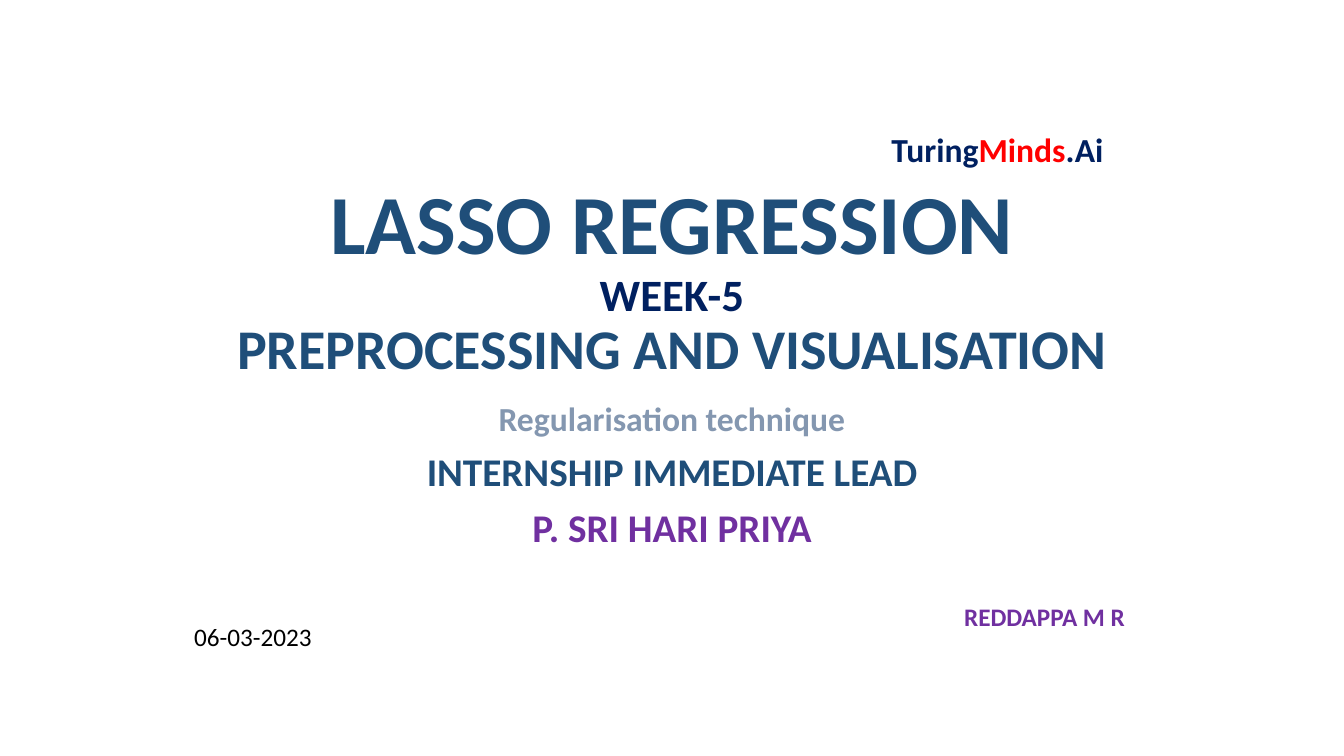
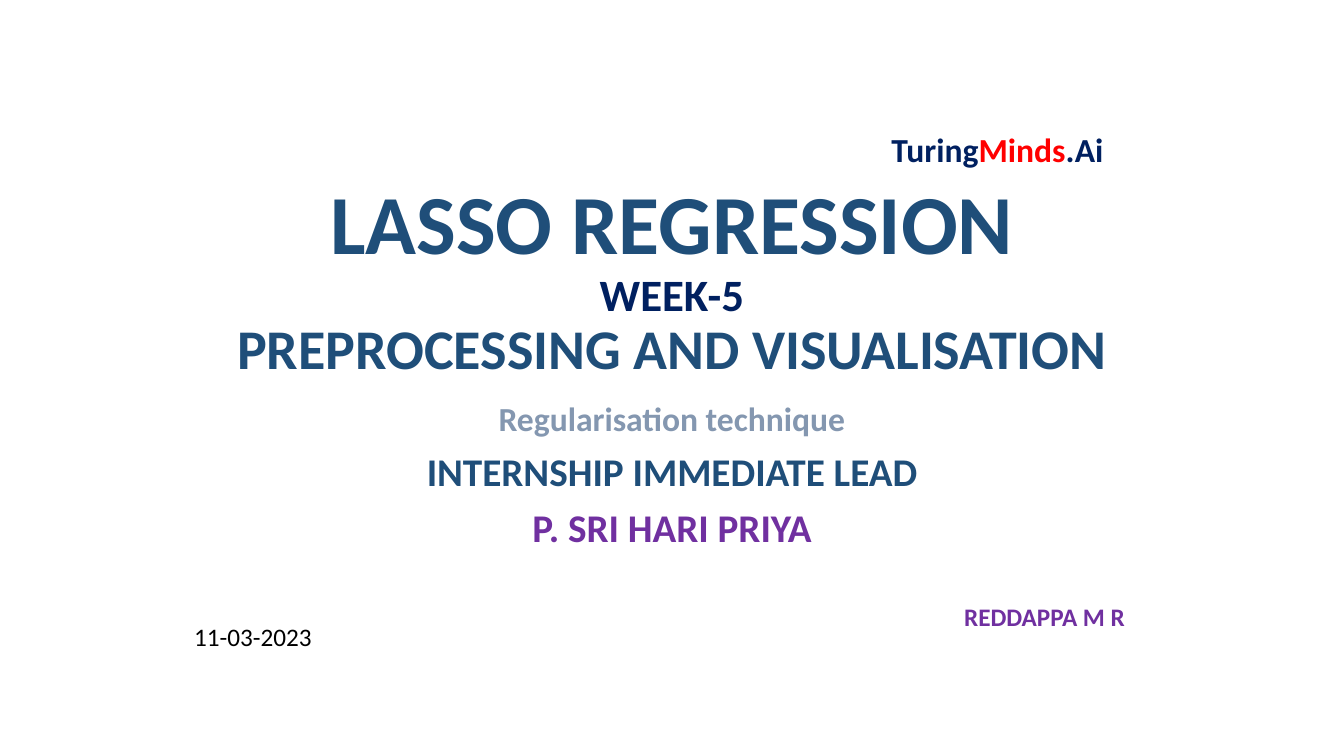
Before and after one commit to Reddappa-M-R-4431/Lasso-Regression, a slide deck: slide 1 of Week-6-Task/Week-6-Presentation.pptx. Drawn at 1344x756 pixels with LibreOffice and Linux fonts; fonts in the diff are those of the drawing. Boxes give left, top, right and bottom in pixels: in the first picture for what was removed or moved away, otherwise in the second. Text is boxed around its words. In the diff, an @@ line names an element or a change of style, - is before the commit and + after.

Commit message:
week6

```diff
--- a/Week-6-Task/Week-6-Presentation.pptx
+++ b/Week-6-Task/Week-6-Presentation.pptx
@@ text at [194,629,311,646]: text changed @@
-06-03-2023
+11-03-2023
```
Also in this commit, not shown: 1 other slide changed, 3 other files.
